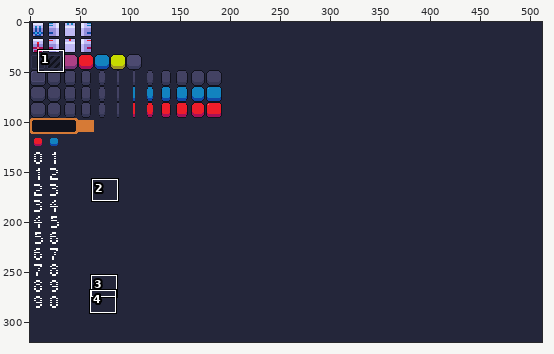
Pixel-art file -- assets/atlas1.aseprite. Above: a wide view before the commit, with the close-up outlined.
Close-up. First the earlier version:
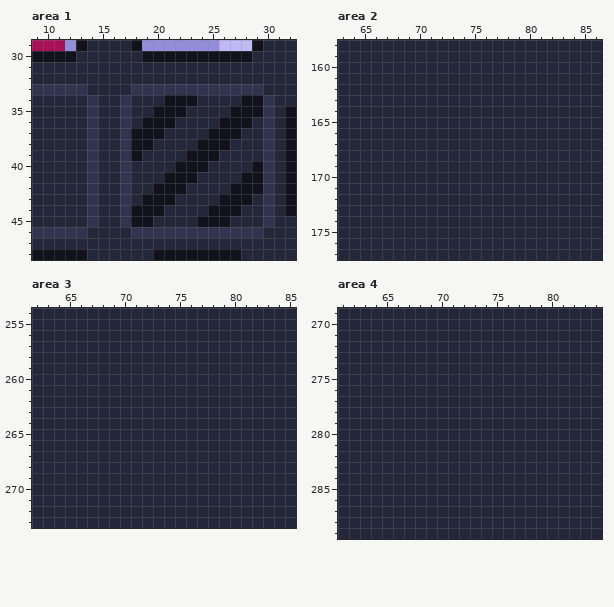
512x320 pixels, 1 frame. Colours within 5 levels of each other are drawn and written as one. Shown: area 1: x 9..32, y 29..48; area 2: x 63..86, y 158..177; area 3: x 62..85, y 254..273; area 4: x 61..84, y 269..289. The commit also changed other parts of the picture, which this record leaves out.
Once edited:
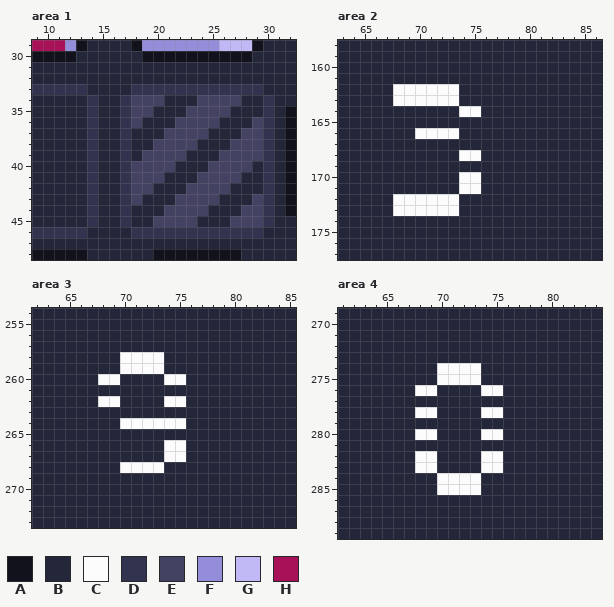
Palette (. is transparent): A #11121c  B #24263a  C #fcfcfc  D #31334f  E #434263  F #948eda  G #c0b9f5  H #a81057
The edit:
Area 1, layer "Main":
y 34: x 18..29 BBBAAABBBBAA -> EEEBBBEEEEBB
y 35: x 18..29 BBAAABBBBAAA -> EEBBBEEEEBBB
y 36: x 18..29 BAAABBBBAAAB -> EBBBEEEEBBBE
y 37: x 18..29 AAABBBBAAABB -> BBBEEEEBBBEE
y 38: x 18..29 AABBBBAAABBB -> BBEEEEBBBEEE
y 39: x 18..29 ABBBBAAABBBB -> BEEEEBBBEEEE
y 40: x 18..29 BBBBAAABBBBA -> EEEEBBBEEEEB
y 41: x 18..29 BBBAAABBBBAA -> EEEBBBEEEEBB
y 42: x 18..29 BBAAABBBBAAA -> EEBBBEEEEBBB
y 43: x 18..29 BAAABBBBAAAB -> EBBBEEEEBBBE
y 44: x 18..29 AAABBBBAAABB -> BBBEEEEBBBEE
y 45: x 18..29 AABBBBAAABBB -> BBEEEEBBBEEE
Area 2, layer "Main":
y 162..163: x 68..73 BBBBBB -> CCCCCC
y 164: x 74..75 BB -> CC
y 166: x 70..73 BBBB -> CCCC
y 168: x 74..75 BB -> CC
y 170..171: x 74..75 BB -> CC
y 172..173: x 68..73 BBBBBB -> CCCCCC
Area 3, layer "Main":
y 258..259: x 70..73 BBBB -> CCCC
y 260: x 68..69 BB -> CC; x 74..75 BB -> CC
y 262: x 68..69 BB -> CC; x 74..75 BB -> CC
y 264: x 70..75 BBBBBB -> CCCCCC
y 266..267: x 74..75 BB -> CC
y 268: x 70..73 BBBB -> CCCC
Area 4, layer "Main":
y 274..275: x 70..73 BBBB -> CCCC
y 276: x 68..69 BB -> CC; x 74..75 BB -> CC
y 278: x 68..69 BB -> CC; x 74..75 BB -> CC
y 280: x 68..69 BB -> CC; x 74..75 BB -> CC
y 282..283: x 68..69 BB -> CC; x 74..75 BB -> CC
y 284..285: x 70..73 BBBB -> CCCC
